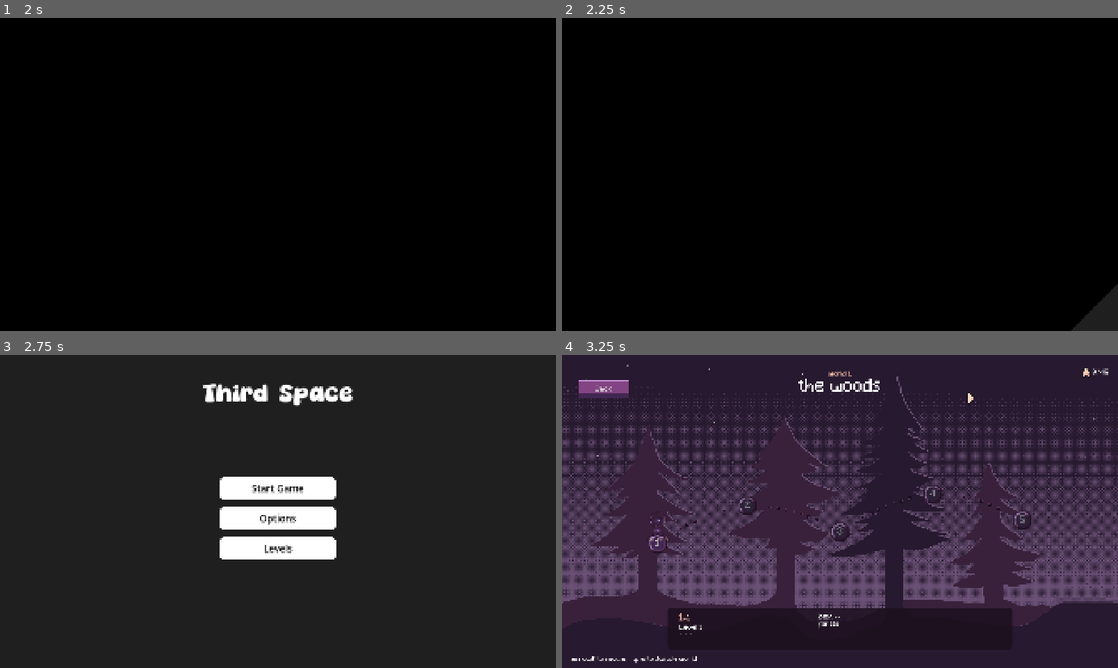
Above: before the commit, frames 1-4 (two rows, left to right).
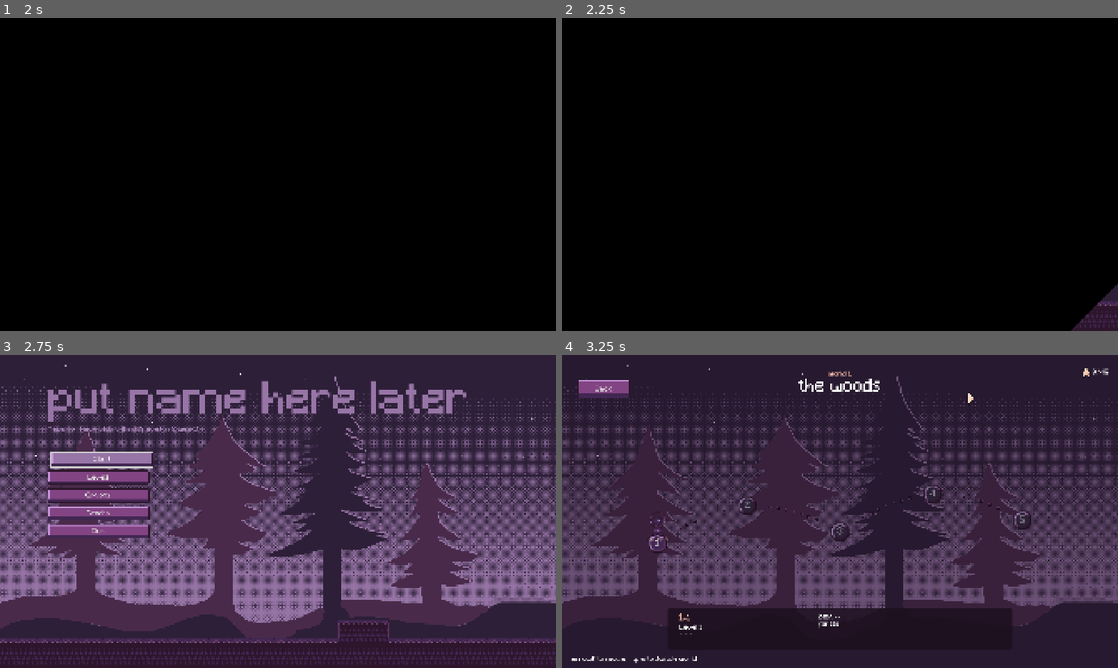
Above: after the commit, the same moments.

Repository: SmoothAsphaltRoads/thirdspacegame
Game: Godot game, scene res://scenes/startscreen.tscn
Two runs of this game, one before a commit and one after it. Both use one fixed random seed, a clock stepped at 60 frames per second and the inputs below.
Inputs (mouse positions are in pixels of both pictures, inside the frame that each line leads up to):
- Up to frame 1 (2 s): click "Levels" at 0.5 s; click "Back" at 1.25 s
- Up to frame 2 (2.25 s): move the mouse to (962, 158) at 2.02 s; hold D (right) from 2.03 s (still down); tap N (next) at 2.1 s; click (962, 158) at 2.17 s
- Up to frame 3 (2.75 s): keep holding D (right); tap W (jump) at 2.27 s
- Up to frame 4 (3.25 s): release D (right) at 2.75 s; click "Levels" at 2.75 s

Frame 1 is identical in both runs. In frame 2, 0.3% of the frame differs, in the area x 92-100%, y 85-99%; in frame 3, 93%, in the area x 0-100%, y 0-99%; in frame 4, nothing differs.

Commit message:
smol bugfixes

Diff:
--- a/scripts/button.gd
+++ b/scripts/button.gd
@@ -4,4 +4,4 @@
 
 
 func _on_pressed() -> void:
-	get_tree().change_scene_to_file("res://scenes/main_menu.tscn")
+	get_tree().change_scene_to_file("res://scenes/startscreen.tscn")
--- a/scripts/level_manager.gd
+++ b/scripts/level_manager.gd
@@ -14,7 +14,7 @@
 	"res://scenes/levels/level_11.tscn"
 ]
 var menus: Array[String] = [
-	"res://scenes/main_menu.tscn"
+	"res://scenes/startscreen.tscn"
 ]
 var total_time: Array[int] = [
 	10,
--- a/scripts/level_select.gd
+++ b/scripts/level_select.gd
@@ -211,7 +211,7 @@
 	_select_spot(4)
 
 func _on_back_pressed() -> void:
-	LevelManager.change_scene("res://scenes/main_menu.tscn")
+	LevelManager.change_scene("res://scenes/startscreen.tscn")
 
 func _input(event: InputEvent) -> void:
 	if LevelManager.is_changing:
--- a/scripts/results.gd
+++ b/scripts/results.gd
@@ -45,4 +45,4 @@
 func _on_levels_pressed() -> void:
 	get_tree().paused = false
 	queue_free()
-	LevelManager.change_scene("res://scenes/main_menu.tscn")
+	LevelManager.change_scene("res://scenes/startscreen.tscn")
